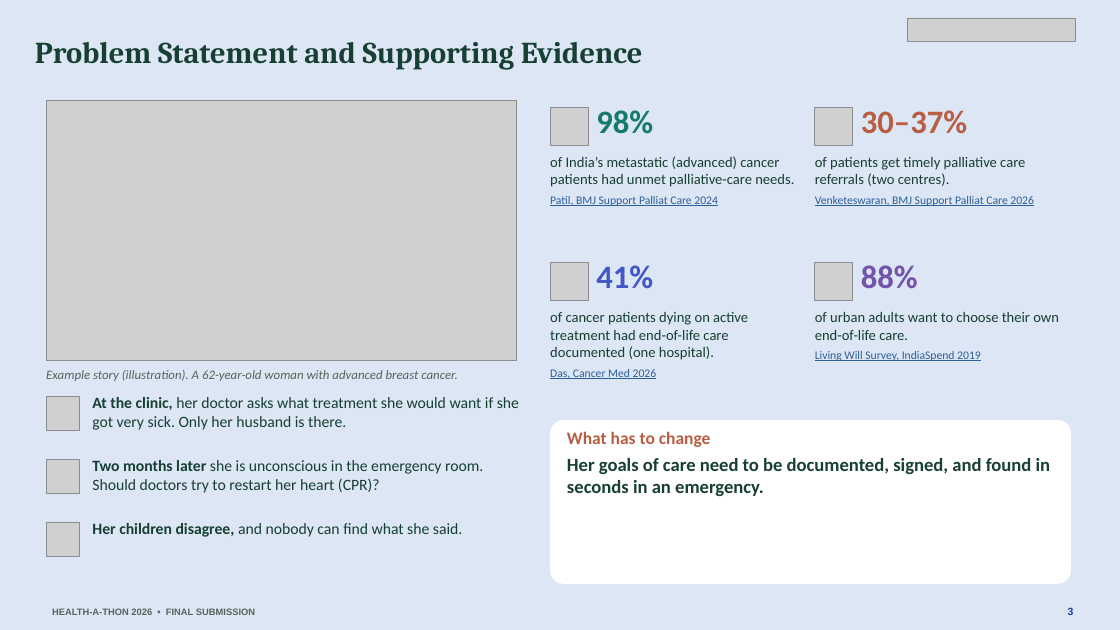
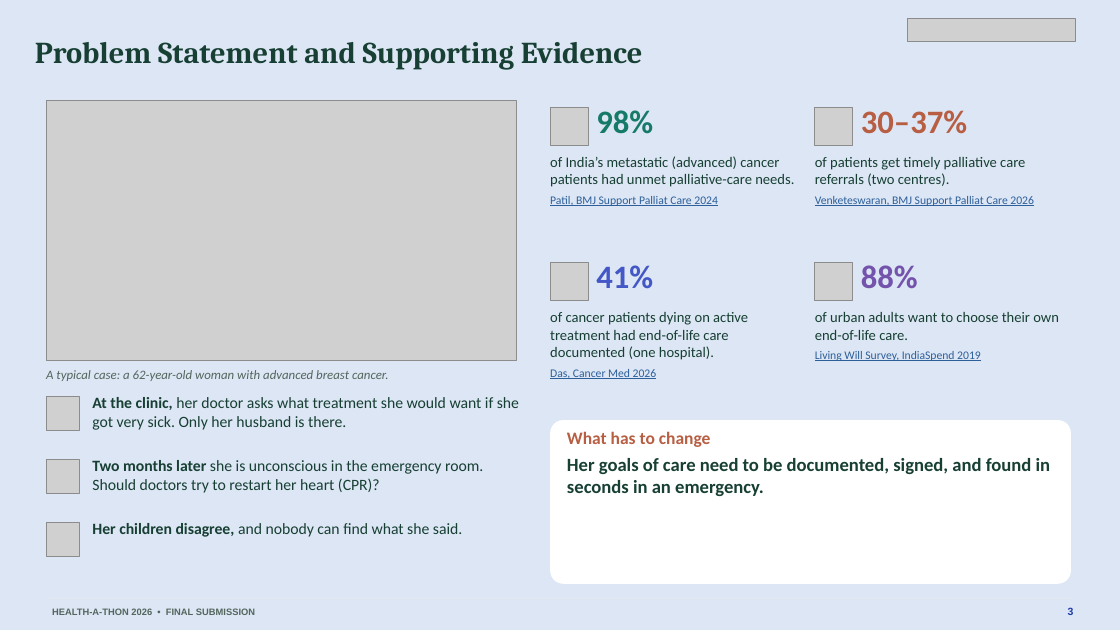
Before and after one commit to basithladdu/healthathon, a slide deck: slide 3 of output/final-submission/Sahara-Final-Presentation.pptx. Drawn at 1120x630 pixels with LibreOffice and Linux fonts; fonts in the diff are those of the drawing; grey boxes stand for pictures. Boxes give left, top, right and bottom in pixels: in the first picture for what was removed or moved away, otherwise in the second. Text is boxed around its words. In the diff, an @@ line names an element or a change of style, - is before the commit and + after.

```diff
--- a/output/final-submission/Sahara-Final-Presentation.pptx
+++ b/output/final-submission/Sahara-Final-Presentation.pptx
@@ text at [46,370,388,381]: text changed @@
-Example story (illustration). A 62-year-old woman with advanced breast cancer.
+A typical case: a 62-year-old woman with advanced breast cancer.
```
Also in this commit, not shown: 7 other slides changed, 6 other files.
